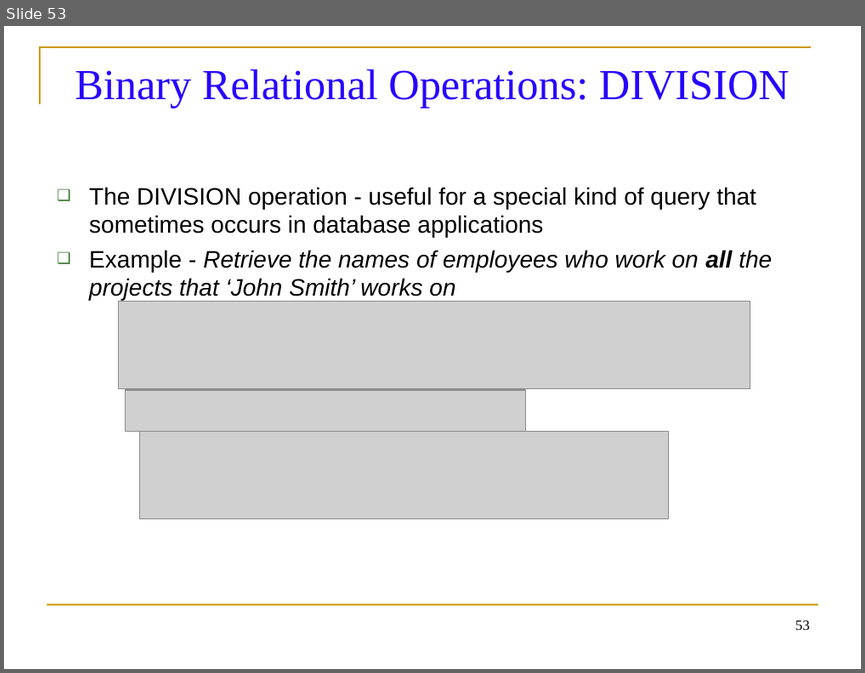
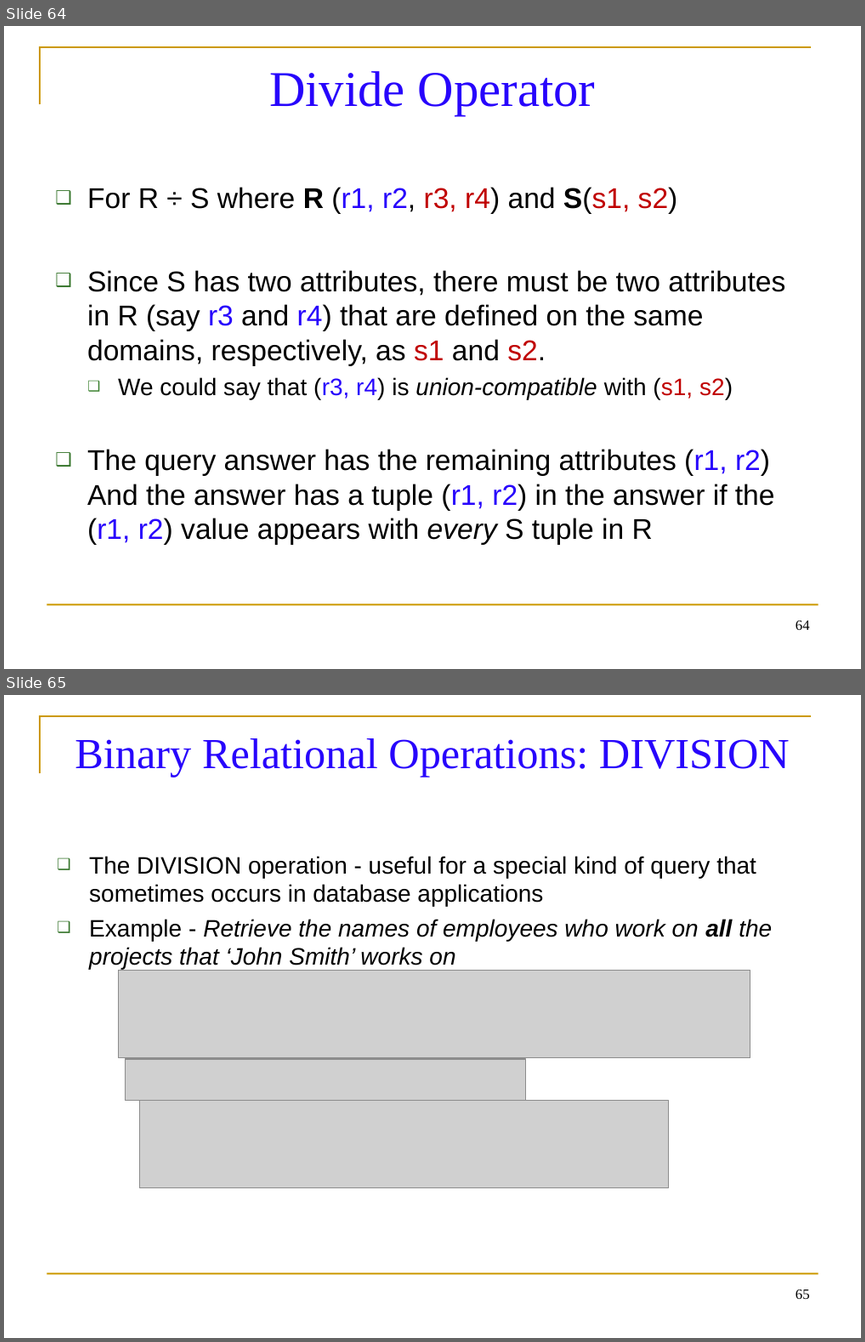
Before and after one commit to balachander712/Lab-Main, a slide deck: Sem3/Materials/Database Management System/Relational Algebra Operations.ppt. Shown one above the other, each under a label of ours: slide 53 before the commit, slides 64 and 65 after it. The pictures are 865x673 and 865x1342 pixels, drawn with LibreOffice and Linux fonts; fonts in the diff are those of the drawing; grey boxes stand for pictures. Boxes give left, top, right and bottom in pixels: in the first picture for what was removed or moved away, otherwise in the second. Text is boxed around its words. In the diff, an @@ line names an element or a change of style, - is before the commit and + after.

```diff
--- a/Sem3/Materials/Database Management System/Relational Algebra Operations.ppt
+++ b/Sem3/Materials/Database Management System/Relational Algebra Operations.ppt
@@ slide 64 added at (4, 26, 861, 669), background #FFFFFF; not listed: 2 template elements that a slide beside it also shows @@
@@ title added at (269, 71, 596, 115), 42 pt, text #2704FC @@
+Divide Operator
@@ text added at (87, 187, 785, 544), 24 pt, text #000000 @@
+❑ For R ÷ S where R (r1, r2, r3, r4) and S(s1, s2)
+❑ Since S has two attributes, there must be two attributes in R (say r3 and r4) that are defined on the same domains, respectively, as s1 and s2.
+  ❑ We could say that (r3, r4) is union-compatible with (s1, s2)
+❑ The query answer has the remaining attributes (r1, r2) And the answer has a tuple (r1, r2) in the answer if the (r1, r2) value appears with every S tuple in R
@@ page number added at (795, 620, 810, 630), 12 pt, text #000000 @@
+64
@@ what was slide 53 is now slide 65 @@
@@ page number at (795, 1289, 810, 1299): text changed @@
-53
+65
```
Also in this commit, not shown: 10 slides changed, 35 other slides added, 24 other files.
